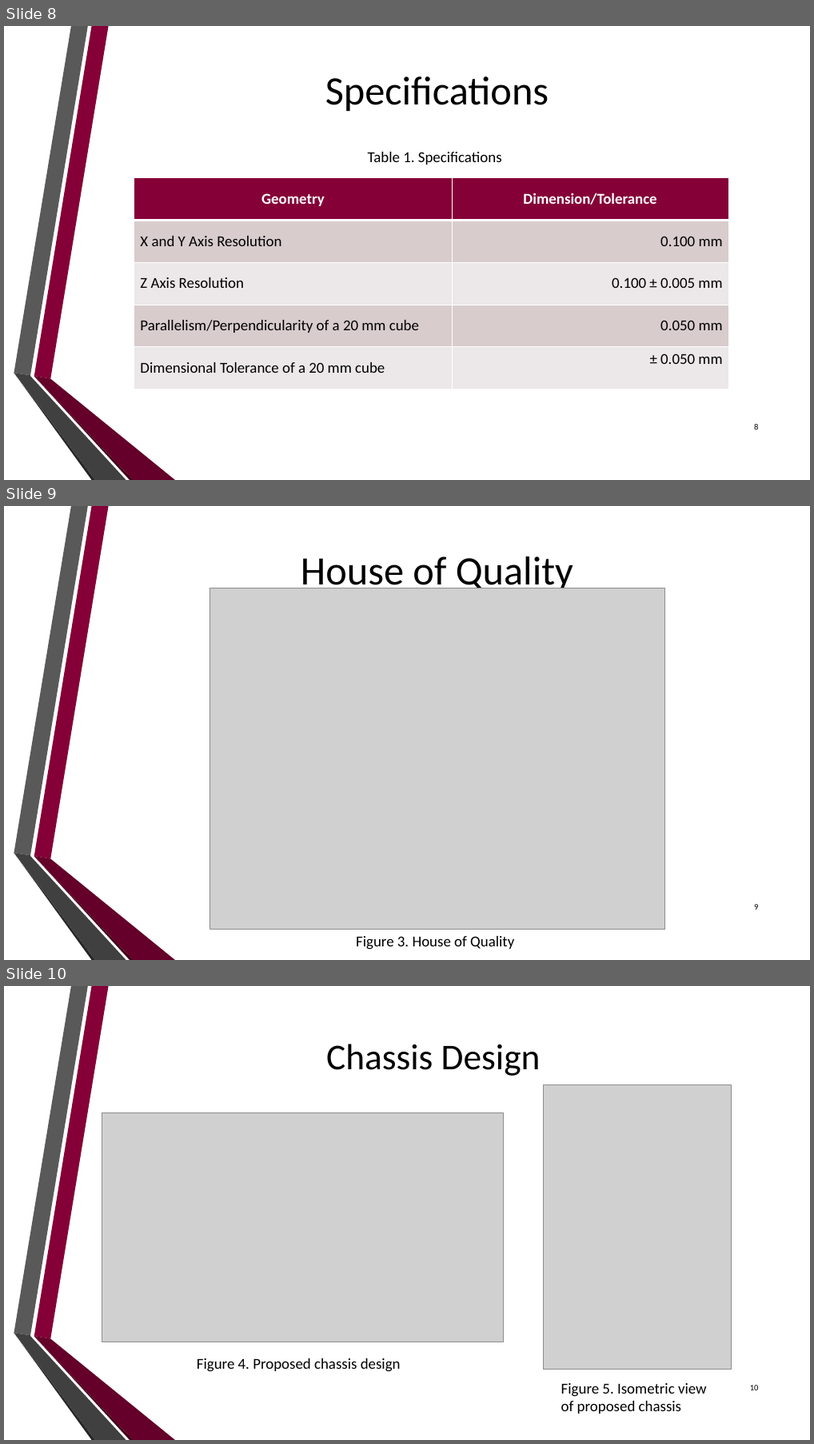
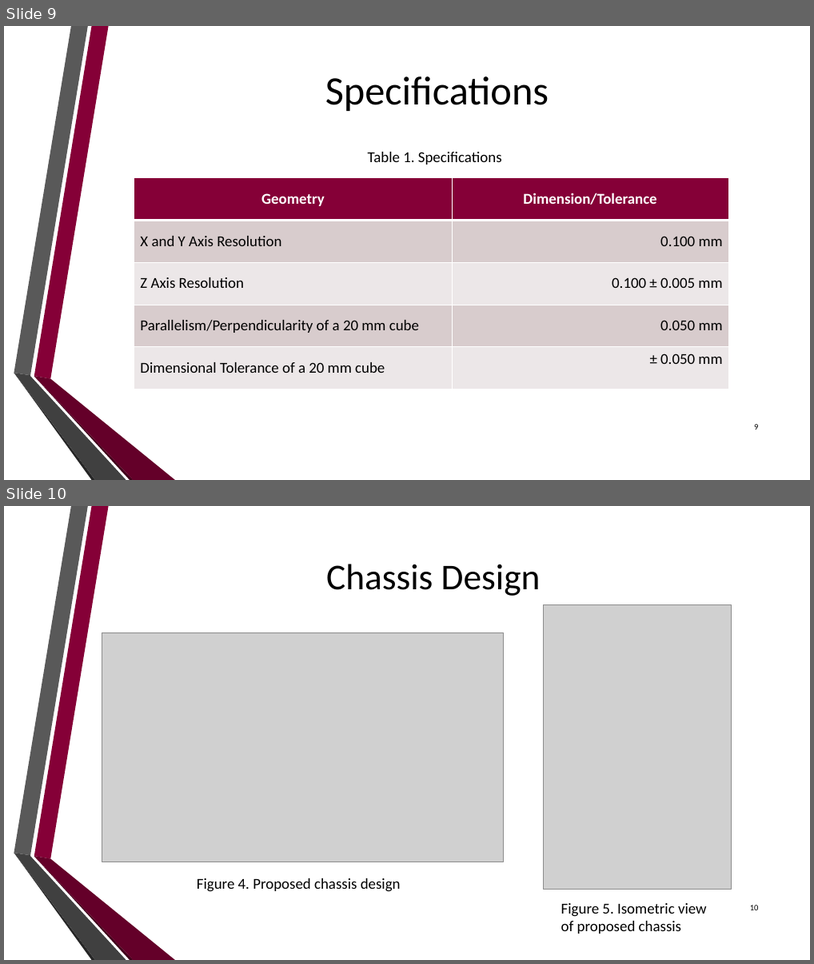
Before and after one commit to dan-olsen/SeniorDesign, a slide deck: Presentations/DesignPres/DesignPres-75.pptx. Shown one above the other, each under a label of ours: slides 8, 9 and 10 before the commit, slides 9 and 10 after it. The pictures are 814x1444 and 814x964 pixels, drawn with LibreOffice and Linux fonts; fonts in the diff are those of the drawing; grey boxes stand for pictures; background and template pictures are left out. Boxes give left, top, right and bottom in pixels: in the first picture for what was removed or moved away, otherwise in the second. Text is boxed around its words. In the diff, an @@ line names an element or a change of style, - is before the commit and + after.

```diff
--- a/Presentations/DesignPres/DesignPres-75.pptx
+++ b/Presentations/DesignPres/DesignPres-75.pptx
@@ slide 9 removed at <box>4,506,810,960</box>, background picture (left out); not listed: 6 template elements that a slide beside it also shows @@
@@ title removed at <box>301,556,574,594</box> @@
-House of Quality
@@ picture removed at <box>210,588,666,928</box> @@
@@ page number removed at <box>754,904,758,909</box> @@
-9
@@ text removed at <box>356,936,514,949</box> @@
-Figure 3. House of Quality
@@ what was slide 8 is now slide 9 @@
```
Also in this commit, not shown: 4 slides changed, 11 slides added, 4 other slides removed.
